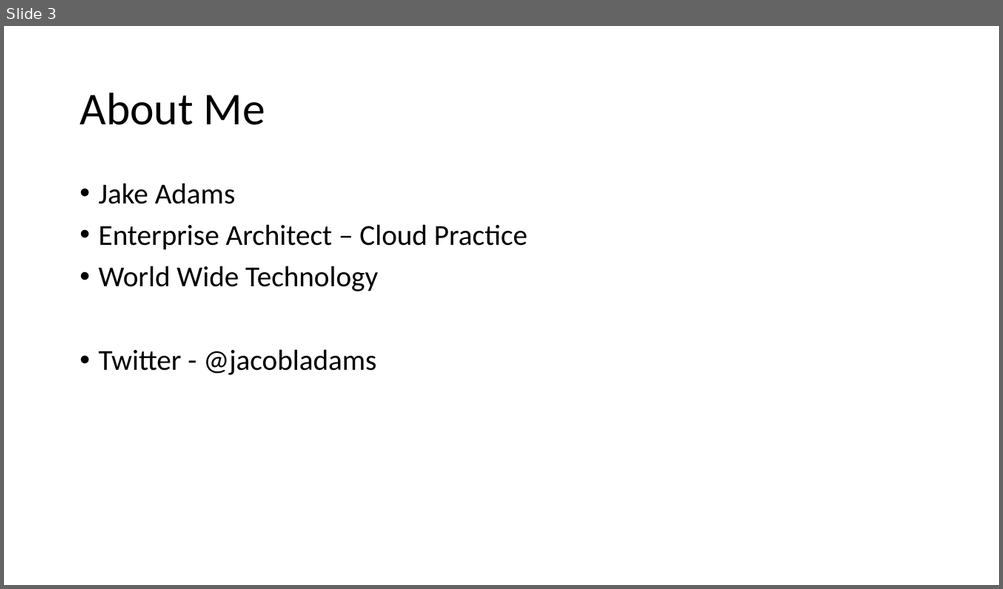
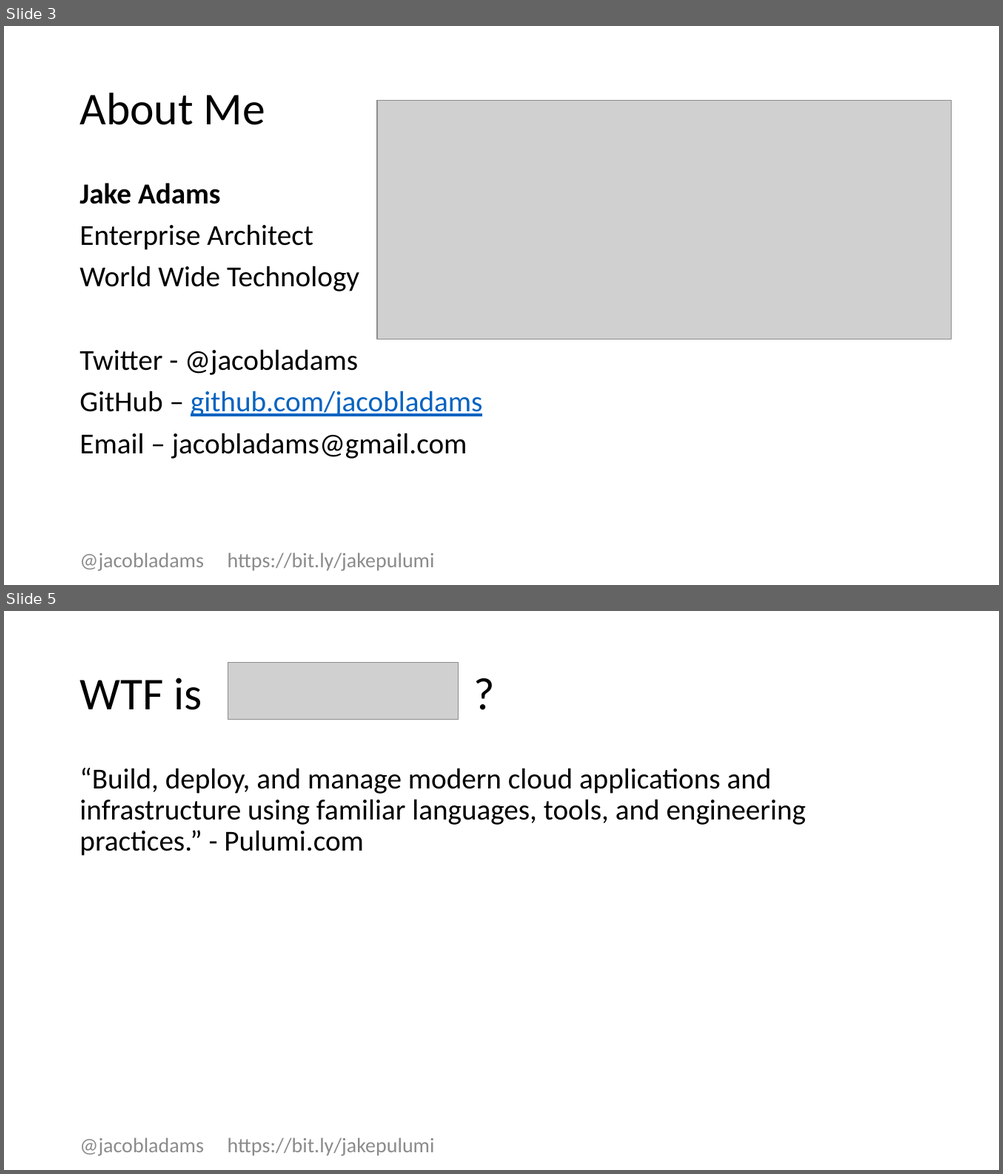
Before and after one commit to jacobladams/creating-cloud-infrastructure-with-c-sharp-and-pulumi, a slide deck: Creating Cloud Infrastructure with C# and Pulumi.pptx. Shown one above the other, each under a label of ours: slide 3 before the commit, slides 3 and 5 after it; the slides between them are not shown. The pictures are 1003x589 and 1003x1174 pixels, drawn with LibreOffice and Linux fonts; fonts in the diff are those of the drawing; grey boxes stand for pictures. Boxes give left, top, right and bottom in pixels: in the first picture for what was removed or moved away, otherwise in the second. Text is boxed around its words. In the diff, an @@ line names an element or a change of style, - is before the commit and + after.

```diff
--- a/Creating Cloud Infrastructure with C# and Pulumi.pptx
+++ b/Creating Cloud Infrastructure with C# and Pulumi.pptx
@@ slide 5 added at <box>4,611,999,1170</box>, background #FFFFFF @@
@@ picture added at <box>227,663,458,720</box> @@
@@ title added at <box>79,678,202,710</box>, 44 pt, text #000000 @@
+WTF is ?
@@ text added at <box>79,768,806,856</box>, 28 pt, text #000000 @@
+“Build, deploy, and manage modern cloud applications and infrastructure using familiar languages, tools, and engineering practices.” - Pulumi.com
@@ text added at <box>79,1138,435,1156</box>, 20 pt, text #8C8C8C @@
+@jacobladams https://bit.ly/jakepulumi
@@ slide 3 changed as well @@
@@ picture added at <box>377,101,933,332</box> @@
@@ picture added at <box>377,101,950,339</box> @@
@@ text at <box>79,183,359,375</box>: bold on in "Jake Adams"; bullet • to none @@
@@ text at <box>79,224,313,250</box>: text changed @@
-• Enterprise Architect – Cloud Practice
+Enterprise Architect
@@ text at <box>79,391,483,459</box>: paragraphs added @@
+GitHub – github.com/jacobladams
+Email – jacobladams@gmail.com
@@ text added at <box>79,553,435,571</box>, 20 pt, text #8C8C8C @@
+@jacobladams https://bit.ly/jakepulumi
```
Also in this commit, not shown: 2 other slides changed, 9 other slides added, 2 slides removed, 35 other files.
